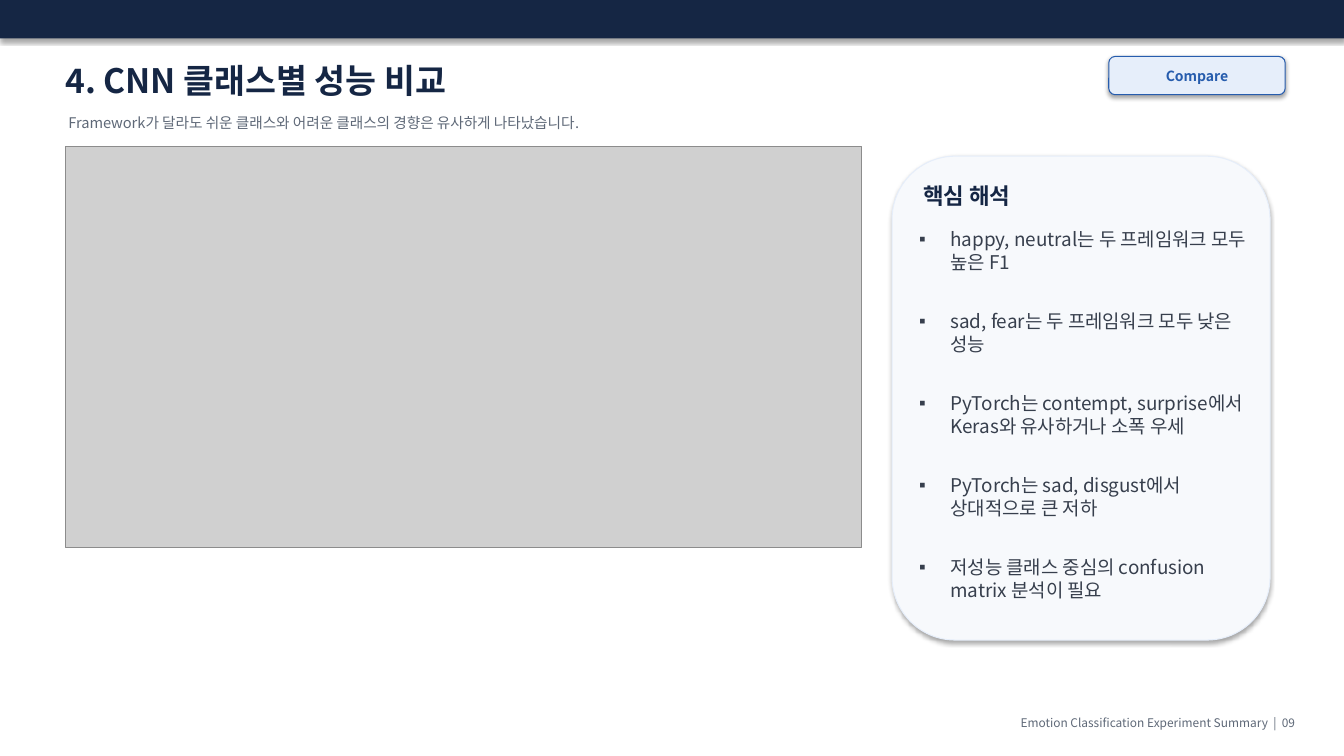
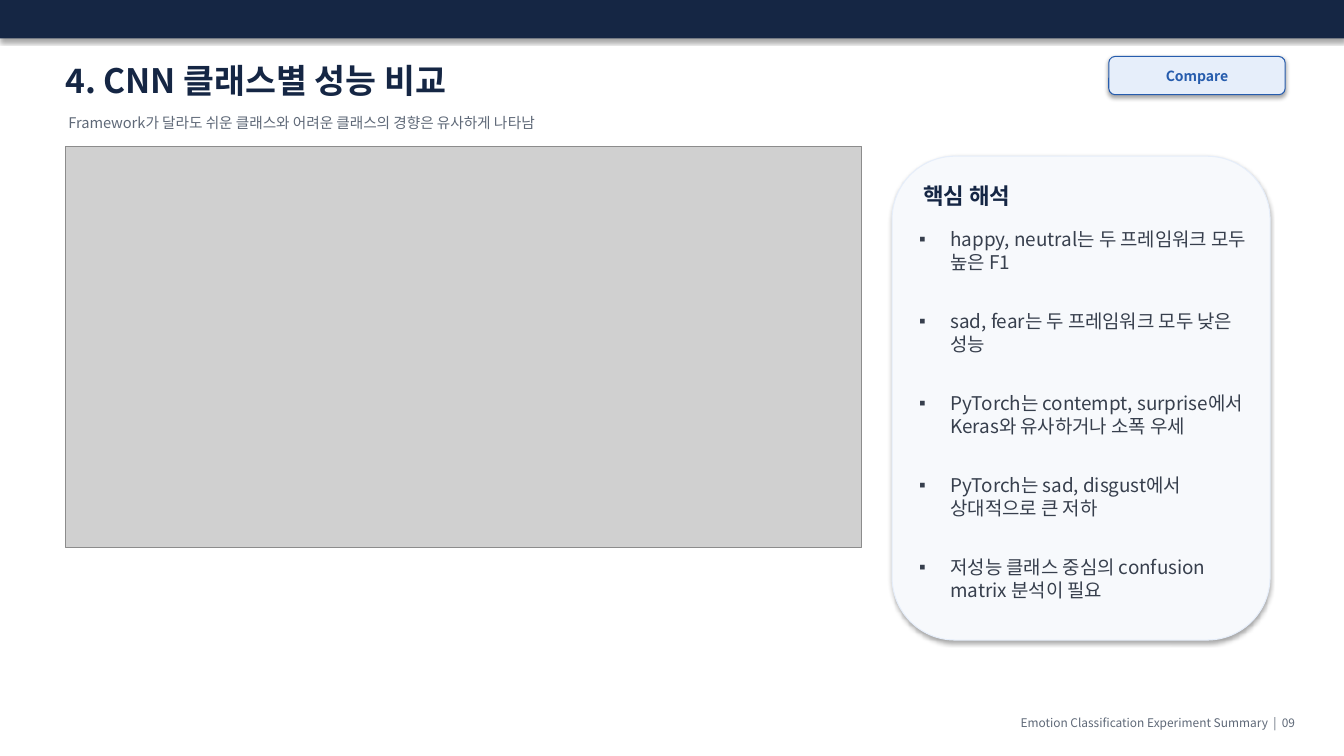
Before and after one commit to a38200-pixel/ANN_DNN_CNN_Architecture_Improvement, a slide deck: slide 12 of 어린이_감정분류_실험결과.pptx. Drawn at 1344x756 pixels with LibreOffice and Linux fonts; fonts in the diff are those of the drawing; grey boxes stand for pictures. Boxes give left, top, right and bottom in pixels: in the first picture for what was removed or moved away, otherwise in the second. Text is boxed around its words. In the diff, an @@ line names an element or a change of style, - is before the commit and + after.

```diff
--- a/어린이_감정분류_실험결과.pptx
+++ b/어린이_감정분류_실험결과.pptx
@@ text at <box>68,116,535,129</box>: text changed @@
-Framework가 달라도 쉬운 클래스와 어려운 클래스의 경향은 유사하게 나타났습니다.
+Framework가 달라도 쉬운 클래스와 어려운 클래스의 경향은 유사하게 나타남
```
Also in this commit, not shown: 9 other slides changed.
